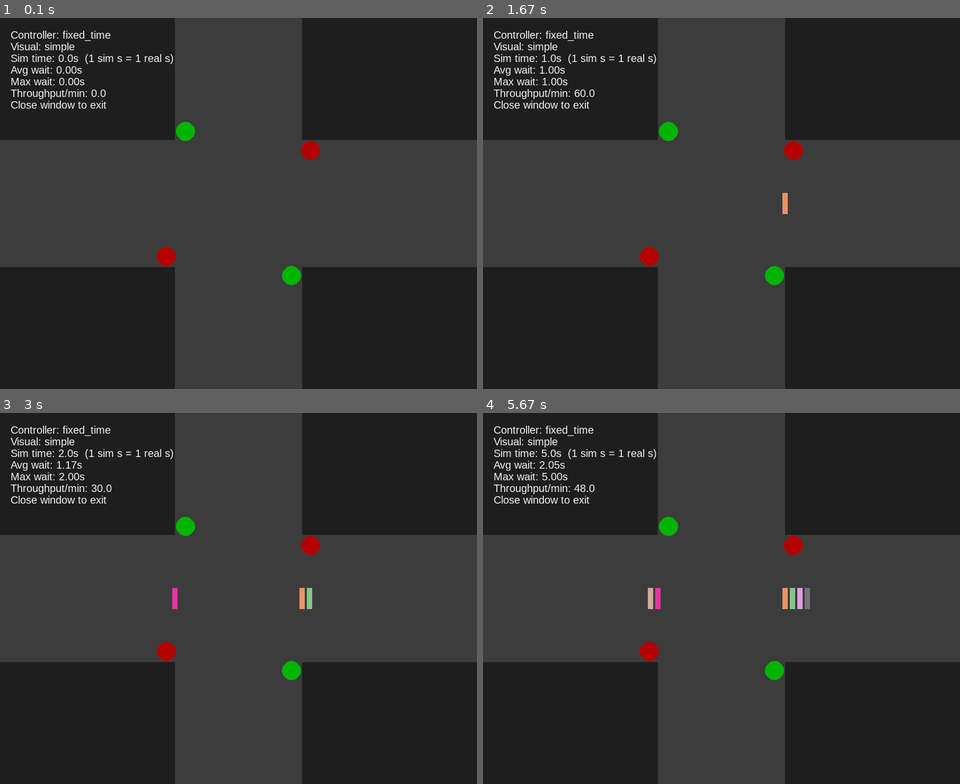
Above: before the commit, frames 1-4 (two rows, left to right).
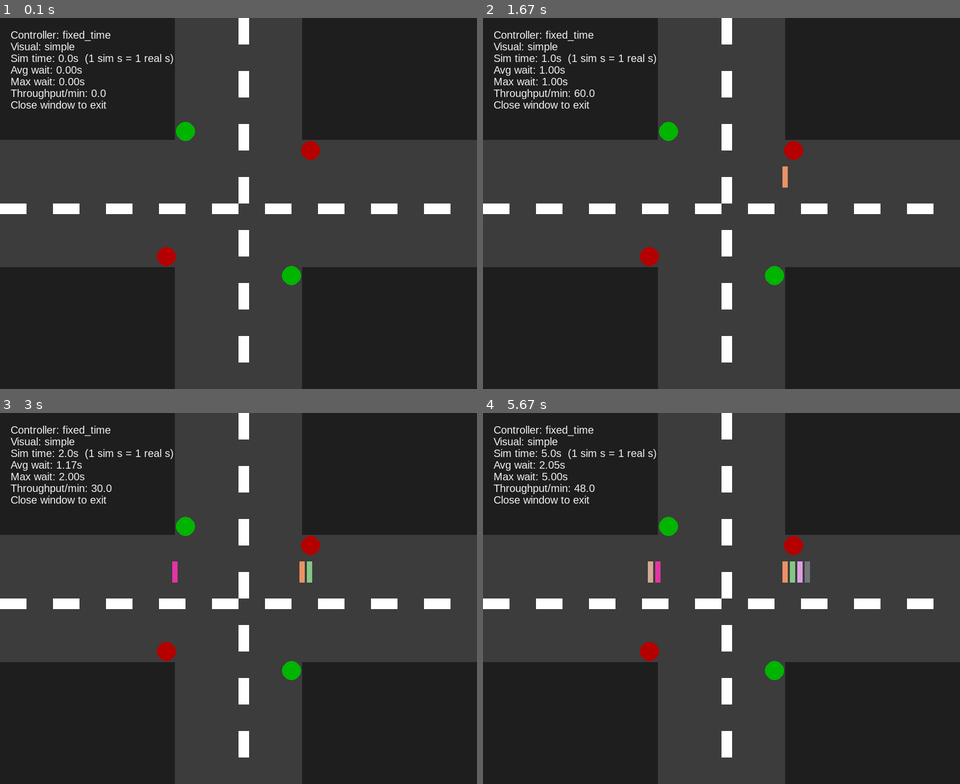
Above: after the commit, the same moments.

Repository: pedromcs99/traffic-simulator
Game: pygame game, started from traffic_sim/__main__.py
Two runs of this game, one before a commit and one after it. Both use one fixed random seed, a clock stepped at 60 frames per second and the inputs below.
Inputs:
- Up to frame 1 (0.1 s): no input
- Up to frame 2 (1.67 s): no input
- Up to frame 3 (3 s): no input
- Up to frame 4 (5.67 s): no input

The runs differ from the first frame. In frame 1, 2.5% of the frame differs, in the area x 0-95%, y 0-93%; in frame 2, 2.7%; in frame 3, 2.9%; in frame 4, 3.2%.

Commit message:
Adds road lines and improves readability on car drawing

Diff:
--- a/traffic_sim/visual_backends/pygame_impl.py
+++ b/traffic_sim/visual_backends/pygame_impl.py
@@ -135,11 +135,33 @@
         pygame.draw.rect(self.screen, road_color, (center_x - h, 0, 2 * h, self.config.height))
         pygame.draw.rect(self.screen, road_color, (0, center_y - h, self.config.width, 2 * h))
 
+        # draw lines
+
+        self._draw_road_lines(center_x,center_y)
         self._draw_lights(center_x, center_y)
         self._draw_queued_cars(center_x, center_y)
         self._draw_crossing_cars(center_x, center_y)
         self._draw_stats()
         pygame.display.flip()
+
+
+    def _draw_road_lines(self, center_x: int, center_y: int) -> None:
+        h = INTERSECTION_HALF_PX
+        line_color = (255, 255, 255)
+        line_length = 50
+
+        horizontal_lane_counter = 0
+        vertical_lane_counter = 0
+
+        while(vertical_lane_counter < self.config.height):
+            pygame.draw.rect(self.screen, line_color, (self.config.width//2, 0 + vertical_lane_counter, 20, line_length))
+            vertical_lane_counter+=100
+
+        while(horizontal_lane_counter < self.config.width):
+            pygame.draw.rect(self.screen, line_color, (0 + horizontal_lane_counter, self.config.height//2, line_length, 20))
+            horizontal_lane_counter+=100
+
+
 
     def _draw_lights(self, center_x: int, center_y: int) -> None:
         ns_state = self.sim.intersection.light.state_for_axis(Axis.NS)
@@ -179,10 +201,15 @@
                     self.config.queue_spacing_px,
                 )
                 color = _car_color(vehicle.id)
+                car_width = 40
+                car_length = 10
+                space_between_cars = 5
+                space_between_lanes = 70
+
                 if lid.approach in (Approach.N, Approach.S):
-                    pygame.draw.rect(self.screen, color, (int(cx - 20), int(cy - 5), 40, 10))
+                    pygame.draw.rect(self.screen, color, (int(cx - space_between_lanes), int(cy - 5), car_width, car_length))
                 else:
-                    pygame.draw.rect(self.screen, color, (int(cx - 5), int(cy - 20), 10, 40))
+                    pygame.draw.rect(self.screen, color, (int(cx - 5), int(cy - space_between_lanes), car_length, car_width))
 
     def _draw_stats(self) -> None:
         summary = self.sim.metrics.final_summary()
